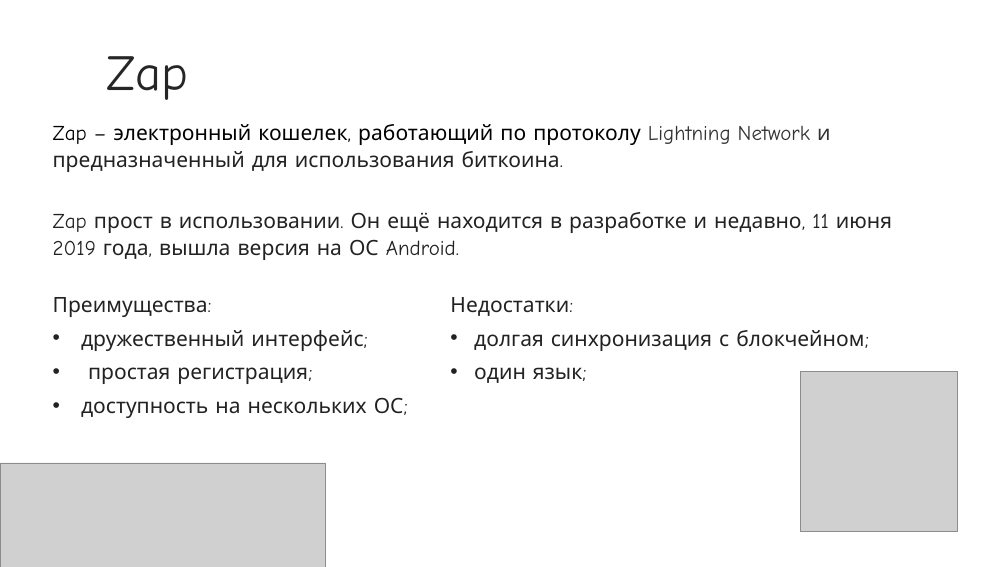
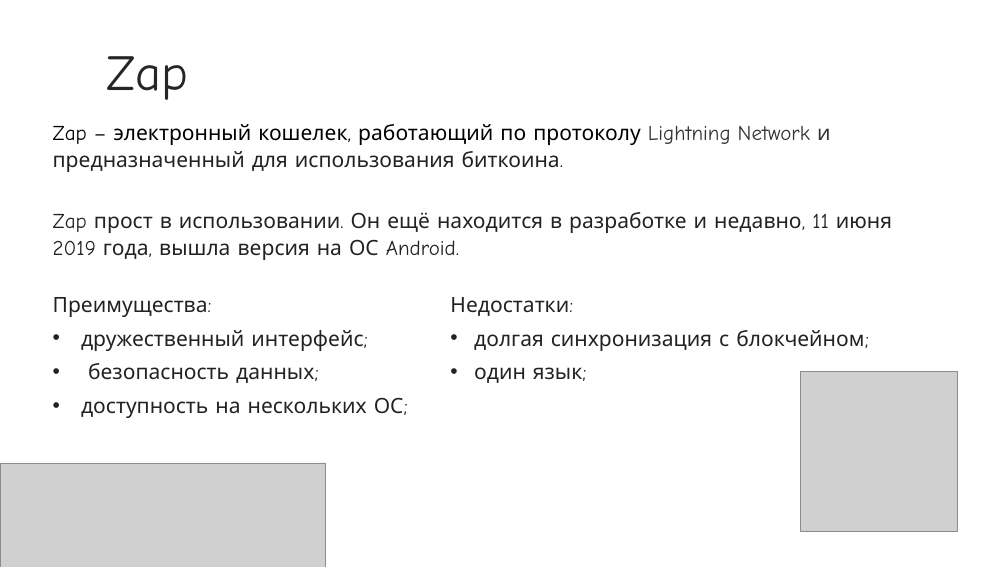
Before and after one commit to NikaLeb/181_351_testingLN, a slide deck: slide 12 of Lightning_Network.pptx. Drawn at 1008x567 pixels with LibreOffice and Linux fonts; fonts in the diff are those of the drawing; grey boxes stand for pictures; background and template pictures are left out. Boxes give left, top, right and bottom in pixels: in the first picture for what was removed or moved away, otherwise in the second. Text is boxed around its words. In the diff, an @@ line names an element or a change of style, - is before the commit and + after.

```diff
--- a/Lightning_Network.pptx
+++ b/Lightning_Network.pptx
@@ text at (88, 363, 314, 383): text changed @@
-• простая регистрация;
+• безопасность данных;
```
Also in this commit, not shown: 1 other slide changed, 1 other file.
